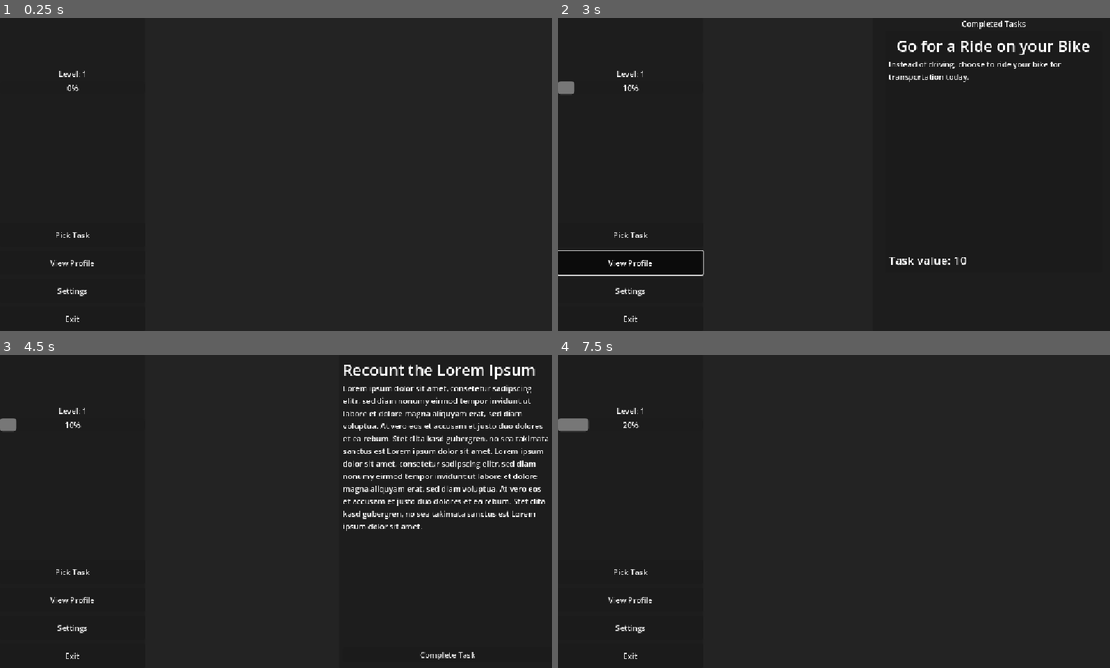
Above: before the commit, frames 1-4 (two rows, left to right).
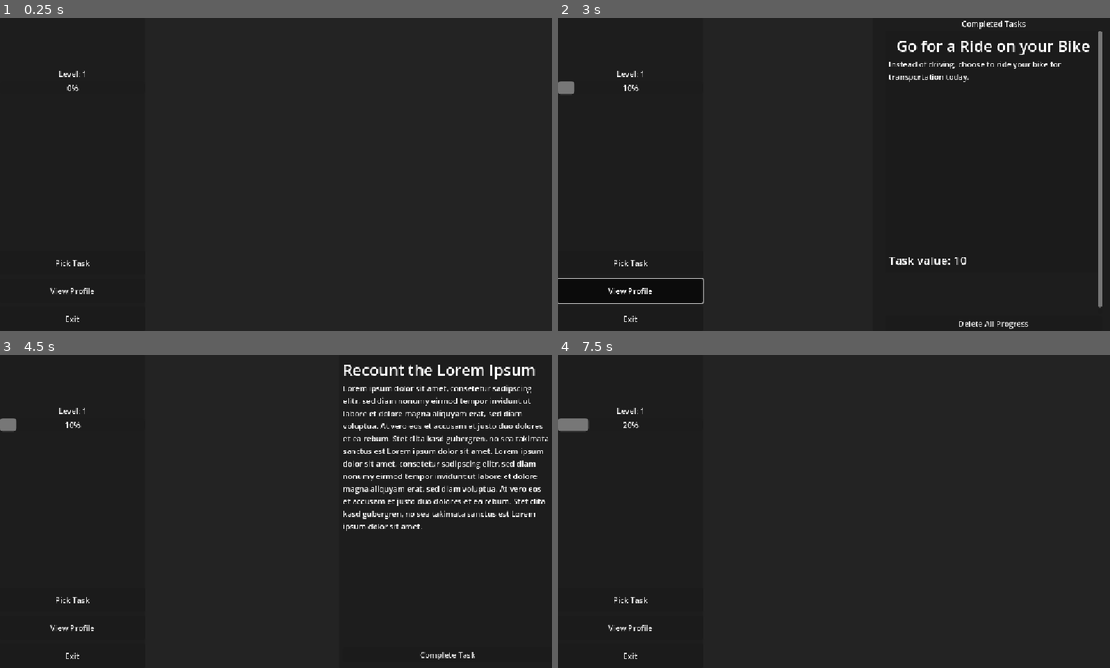
Above: after the commit, the same moments.

Repository: ThisOneLittleLight/greensteps
Game: Godot game, scene res://Scenes/main.tscn
Two runs of this game, one before a commit and one after it. Both use one fixed random seed, a clock stepped at 60 frames per second and the inputs below.
Inputs (mouse positions are in pixels of both pictures, inside the frame that each line leads up to):
- Up to frame 1 (0.25 s): no input
- Up to frame 2 (3 s): click "Pick Task" at 0.5 s; click (668, 174) at 1.27 s; click "Complete Task" at 2 s; click "View Profile" at 2.75 s
- Up to frame 3 (4.5 s): click "Pick Task" at 3.5 s; click (110, 511) at 4.27 s
- Up to frame 4 (7.5 s): click "View Profile" at 5 s; click "Pick Task" at 5.75 s; click (668, 511) at 6.52 s; click "Complete Task" at 7.25 s

The runs differ from the first frame. In frame 1, 0.2% of the frame differs, in the area x 9-18%, y 68-89%; in frame 2, 1.4%, in the area x 0-99%, y 4-100%; in frame 3, 0.2%; in frame 4, 0.2%.

Commit message:
Implement delete progress functionality and UI updates for profile view

Diff:
--- a/Scenes/Components/control_view.tscn
+++ b/Scenes/Components/control_view.tscn
@@ -79,6 +79,7 @@
 text = "View Profile"
 
 [node name="Button4" type="Button" parent="Panel/VBoxContainer2/VBoxContainer"]
+visible = false
 custom_minimum_size = Vector2(200, 50)
 layout_mode = 2
 text = "Settings"
--- a/Scenes/Components/profile_view.tscn
+++ b/Scenes/Components/profile_view.tscn
@@ -2,7 +2,7 @@
 
 [ext_resource type="Script" uid="uid://dvl0vayrnuawe" path="res://Scripts/Runtime/Views/ProfileView.gd" id="1_t1e4h"]
 
-[node name="Profile_view" type="Control" node_paths=PackedStringArray("task_container")]
+[node name="Profile_view" type="Control" node_paths=PackedStringArray("task_container", "delete_progress_button")]
 custom_minimum_size = Vector2(500, 648)
 layout_mode = 3
 anchors_preset = 0
@@ -10,6 +10,7 @@
 offset_bottom = 648.0
 script = ExtResource("1_t1e4h")
 task_container = NodePath("Panel/VBoxContainer/ScrollContainer/VBoxContainer")
+delete_progress_button = NodePath("Panel/VBoxContainer/DeleteProgressButton")
 
 [node name="Panel" type="Panel" parent="."]
 layout_mode = 1
@@ -43,3 +44,7 @@
 [node name="VBoxContainer" type="VBoxContainer" parent="Panel/VBoxContainer/ScrollContainer"]
 custom_minimum_size = Vector2(300, 600)
 layout_mode = 2
+
+[node name="DeleteProgressButton" type="Button" parent="Panel/VBoxContainer"]
+layout_mode = 2
+text = "Delete my Progress"
--- a/Scripts/Runtime/Globals/LevelManager.gd
+++ b/Scripts/Runtime/Globals/LevelManager.gd
@@ -70,3 +70,13 @@
 		current_level = level_data["current_level"]
 		current_experience = level_data["current_experience"]
 		experience_for_next_level = level_data["experience_for_next_level"]
+
+
+func delete_values():
+	DirAccess.remove_absolute(SAVE_FILE_PATH)
+	current_level = 0
+	current_experience = 0
+	experience_for_next_level = BASE_LEVEL_EXP
+
+	exp_increased.emit(0)
+	lvl_increased.emit(0)
--- a/Scripts/Runtime/Globals/TaskManager.gd
+++ b/Scripts/Runtime/Globals/TaskManager.gd
@@ -26,6 +26,8 @@
 		active_task.task_name = task_data["taskName"]
 		active_task.description = task_data["taskDesc"]
 		active_task.is_completed = task_data["taskComplete"]
+	else:
+		active_task = null
 
 	var task : Task = Task.new()
 	task.setup_task("Go for a Ride on your Bike",
@@ -82,6 +84,7 @@
 
 
 func save_completed_tasks():
+	print("Completed Tasks:", completed_tasks)
 	var safe_file = FileAccess.open("user://completedTasks.save", FileAccess.WRITE)
 
 	var save_dict : Dictionary = {
@@ -110,7 +113,19 @@
 
 func complete_active_task():
 	completed_tasks.append(active_task.task_name)
+	print(active_task.task_name)
 
 	active_task = null
+	delete_saved_task()
 
 	save_completed_tasks()
+
+
+func delete_saved_task():
+	DirAccess.remove_absolute("user://tasks.save")
+
+
+func delete_completed_task():
+	DirAccess.remove_absolute("user://completedTasks.save")
+
+	completed_tasks.clear()
--- a/Scripts/Runtime/Menu/TaskPickerMenu.gd
+++ b/Scripts/Runtime/Menu/TaskPickerMenu.gd
@@ -22,3 +22,4 @@
 func _on_task_picked(task : Task):
 	TaskManager.active_task = task
 	Main.instance.open_menu(Main.Menues.START)
+	TaskManager.save_active_task_to_disk()
--- a/Scripts/Runtime/Views/ControlView.gd
+++ b/Scripts/Runtime/Views/ControlView.gd
@@ -19,3 +19,4 @@
 	view_profile_button.pressed.connect(func(): view_profile_button_pressed.emit())
 	settings_button.pressed.connect(func(): settings_button_pressed.emit())
 	quit_button.pressed.connect(func(): quit_button_pressed.emit())
+	quit_button.pressed.connect(func(): get_tree().quit())
--- a/Scripts/Runtime/Views/ProfileView.gd
+++ b/Scripts/Runtime/Views/ProfileView.gd
@@ -4,7 +4,23 @@
 
 const TASK_VIEW_SCENE : PackedScene = preload("res://Scenes/Components/task_button.tscn")
 
+const DEFAULT_BUTTON_TEXT : String = "Delete All Progress"
+const CONFIRM_BUTTON_TEXT : String = "Confirm Deletion"
+
+
 @export var task_container : Container
+@export var delete_progress_button : Button
+
+
+var confirm_deletion_index : int = 0
+
+
+func _ready() -> void:
+	delete_progress_button.text = DEFAULT_BUTTON_TEXT
+	confirm_deletion_index = 0
+
+	delete_progress_button.pressed.connect(_on_delete_progress_button_pressed)
+
 
 func open():
 	visible = true
@@ -23,3 +39,17 @@
 
 	for child in task_container.get_children():
 		child.queue_free()
+
+
+func _on_delete_progress_button_pressed():
+	confirm_deletion_index += 1
+
+	if confirm_deletion_index == 1:
+		delete_progress_button.text = CONFIRM_BUTTON_TEXT
+	elif confirm_deletion_index == 2:
+		LevelManager.delete_values()
+		TaskManager.delete_saved_task()
+		TaskManager.delete_completed_task()
+		confirm_deletion_index = 0
+
+		close()
